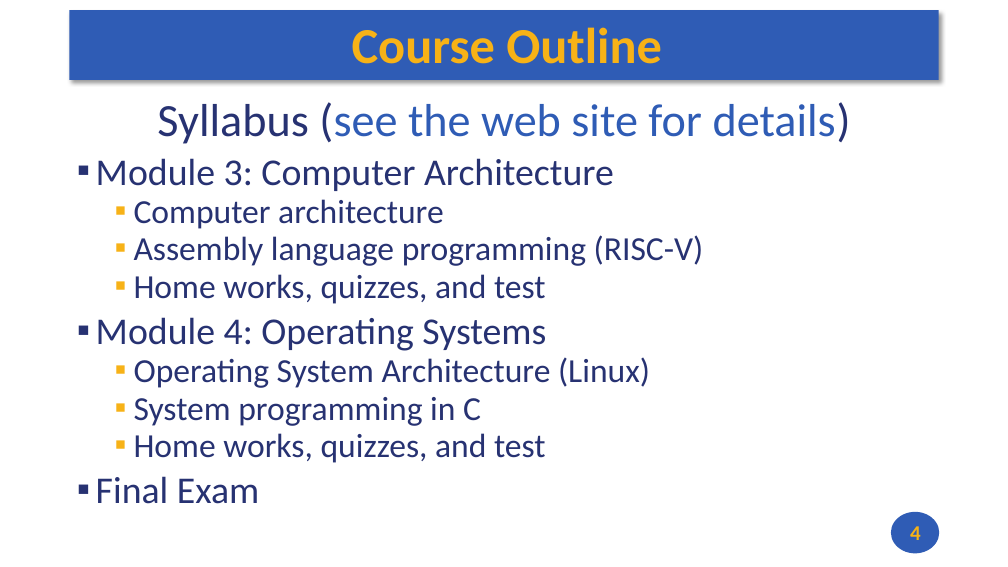
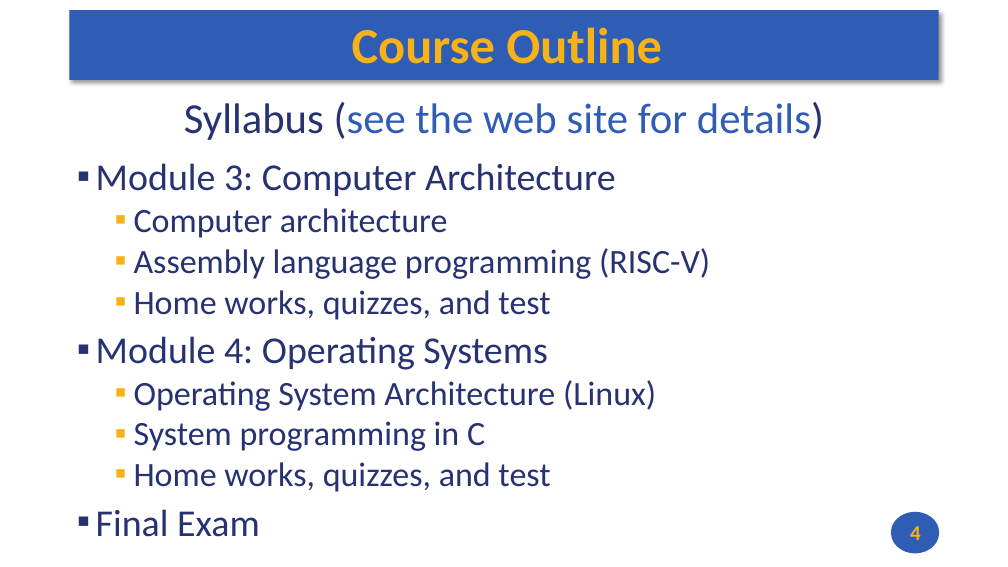
Before and after one commit to andrewt0301/hse-acos-course, a slide deck: slide 4 of docs/part1ca/01_Introduction/CA_Lecture_01.pptx. Drawn at 1008x567 pixels with LibreOffice and Linux fonts; fonts in the diff are those of the drawing. Boxes give left, top, right and bottom in pixels: in the first picture for what was removed or moved away, otherwise in the second. Text is boxed around its words. In the diff, an @@ line names an element or a change of style, - is before the commit and + after.

```diff
--- a/docs/part1ca/01_Introduction/CA_Lecture_01.pptx
+++ b/docs/part1ca/01_Introduction/CA_Lecture_01.pptx
@@ text "Syllabus (see the web site ..." at (96, 102, 824, 537): size 44 to 40.7 pt in "Syllabus (see the web site for details)"; size 36 to 36.1 pt in "Module 3: Computer Architecture", "Module 4: Operating Systems", "Final Exam"; size 32 to 32.4 pt in "Computer architecture", "Assembly language programming (RISC-V)", "Home works, quizzes, and test", "Operating System Architecture (Linux)" and 2 more places; line spacing 0.8 to 1; more space between paragraphs; line spacing 0.8 to 1.1; less space between paragraphs @@
```
Also in this commit, not shown: 6 other slides changed, 3 slides added, 1 other file.
